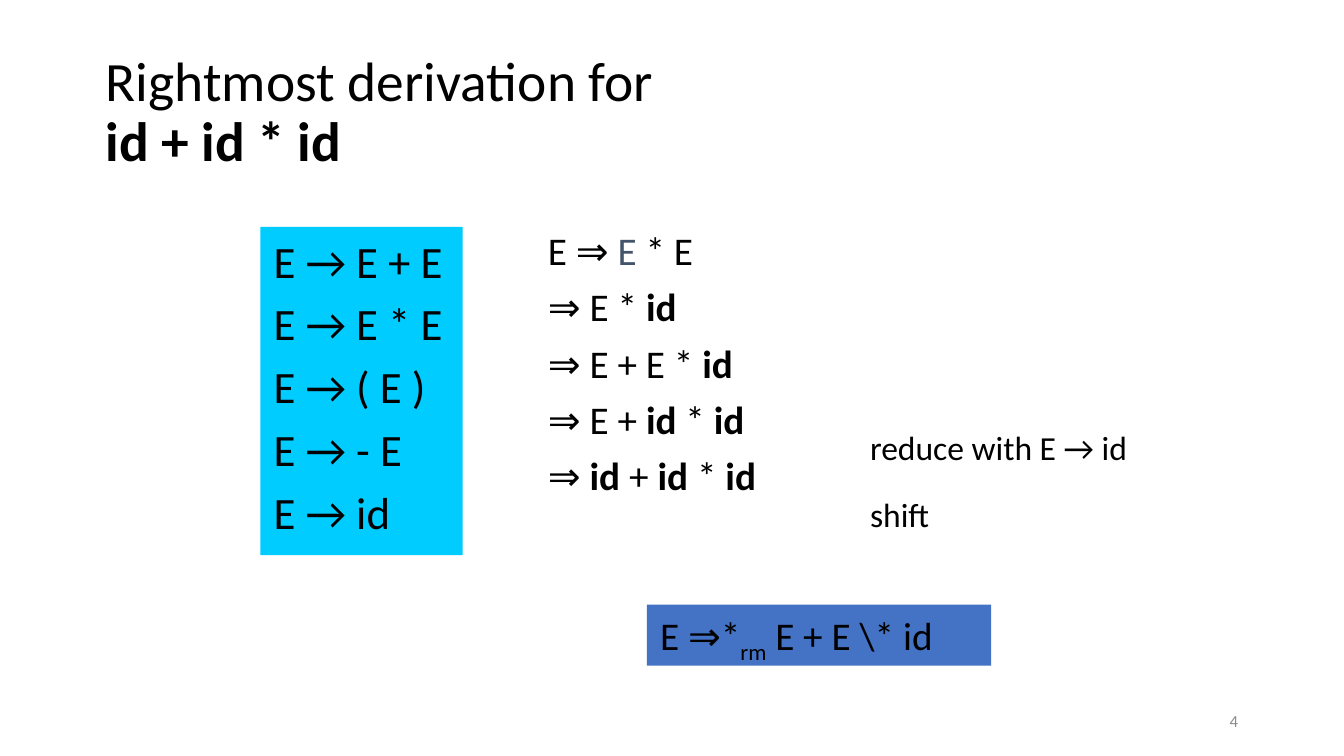
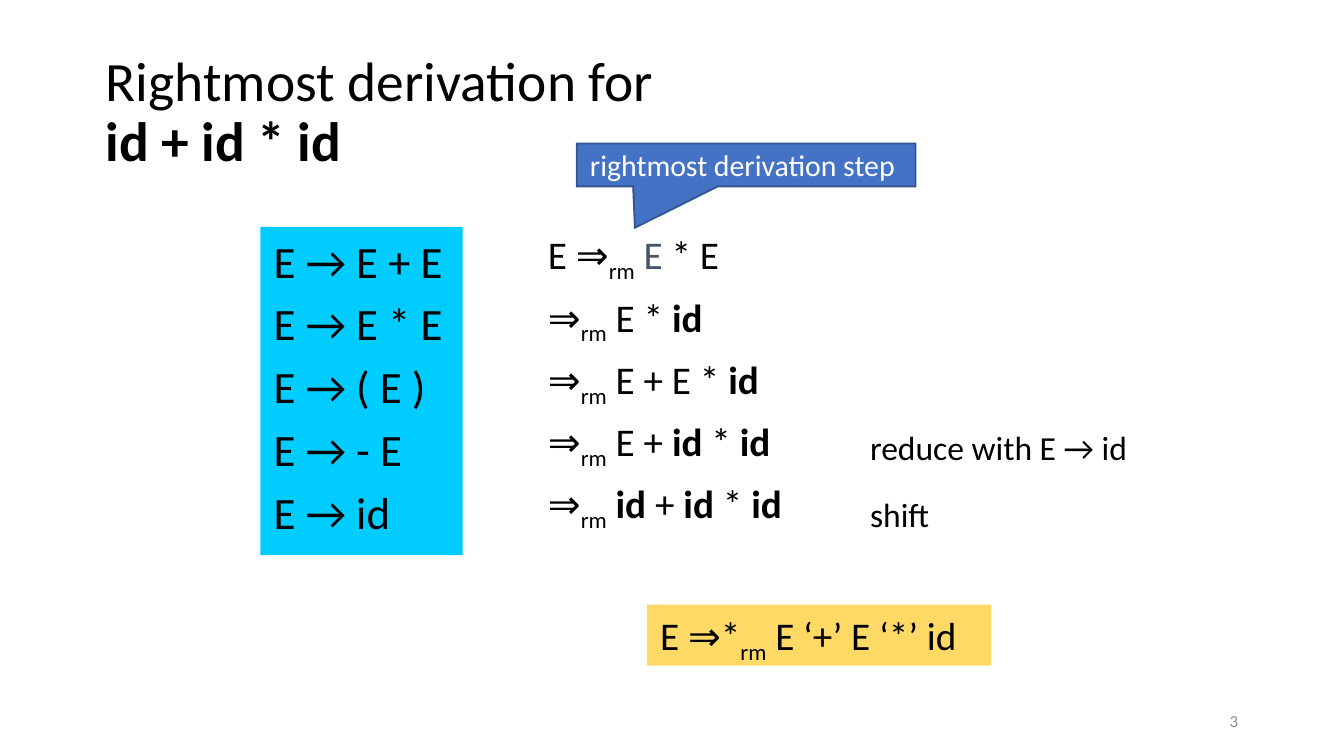
Before and after one commit to anoopsarkar/compilers-class, a slide deck: slide 3 of assets/ppt/parsing/lr2-lr_0-parsing.pptx (slide 4 before the commit). Drawn at 1344x756 pixels with LibreOffice and Linux fonts; fonts in the diff are those of the drawing. Boxes give left, top, right and bottom in pixels: in the first picture for what was removed or moved away, otherwise in the second. Text is boxed around its words. In the diff, an @@ line names an element or a change of style, - is before the commit and + after.

```diff
--- a/assets/ppt/parsing/lr2-lr_0-parsing.pptx
+++ b/assets/ppt/parsing/lr2-lr_0-parsing.pptx
@@ speech box added at <box>577,144,915,187</box>, fill #4472C4, outline #325491 1 pt, 16 pt, text #FFFFFF @@
+rightmost derivation step
@@ text at <box>548,244,782,528</box>: text changed @@
-E ⇒ E * E
-⇒ E * id
-⇒ E + E * id
-⇒ E + id * id
-⇒ id + id * id
+E ⇒rm E * E
+⇒rm E * id
+⇒rm E + E * id
+⇒rm E + id * id
+⇒rm id + id * id
@@ rectangle "E ⇒*rm E ‘+’ E ..." at <box>646,605,991,665</box>: fill #4472C4 to #FFD966 @@
@@ text in rectangle at <box>660,622,957,667</box>: text changed @@
-E ⇒*rm E + E \* id
+E ⇒*rm E ‘+’ E ‘*’ id
@@ page number at <box>1230,716,1239,727</box>: text changed @@
-4
+3
```
Also in this commit, not shown: 17 other slides changed, 2 slides added, 2 slides removed, 3 other files.
